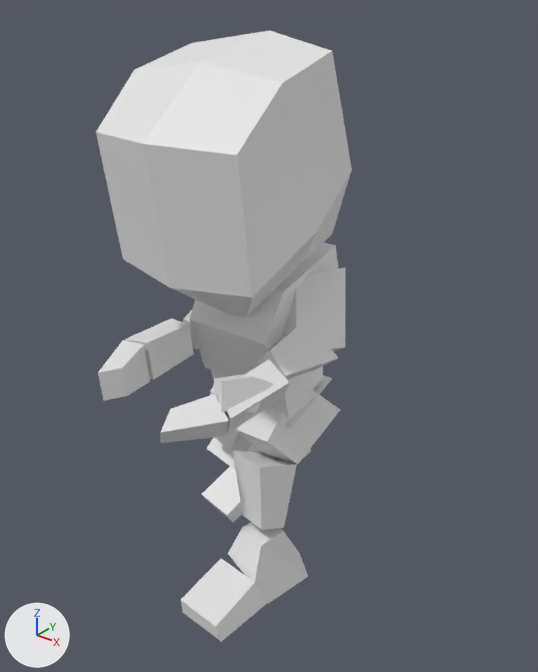
Renders of the glTF model client/assets/character.glb from each side of a commit.
Both versions are drawn from a camera (50 mm lens) standing at (2.86, -3.56, 3.96) and looking at (0.09, -0.1, 1.82). Lighting does not change. The marker at lower left points along +X, +Y and +Z. Where no turn or scale is listed for an object, it has been applied to the vertices.

Objects in the first picture: 'Chest.001', 'Fingers.L.001', 'Fingers.R.001', 'Foot.L', 'Hand.R.001', 'Head.001', 'LowerArm.L.001', 'LowerLeg.L.001', 'Toes.L.001', 'Torso.001', 'UpperArm.L.001', 'UpperLeg.L.001'.
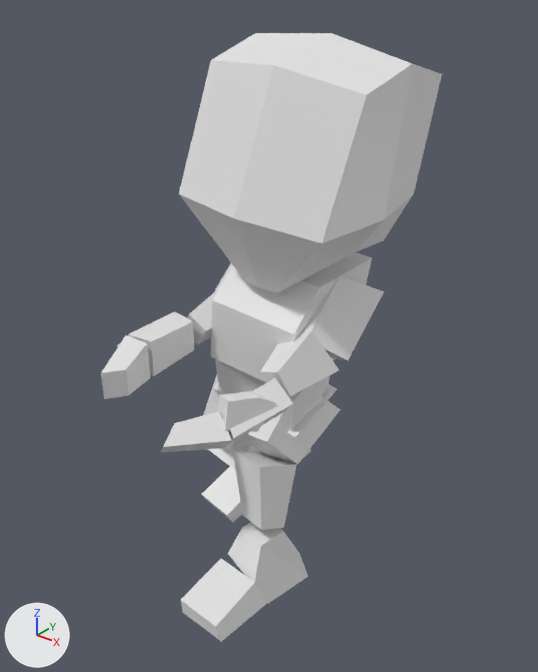
Not drawn themselves, but carrying or shaping drawn objects: ob_hips, ob_chest, ob_neck, ob_upperarm_l, ob_lowerarm_l, ob_hand_l, ob_thumb_l, ob_upperarm_r, ob_lowerarm_r, ob_hand_r.

Changed parts and their boxes (x1, y1, x2, y2) in the pictures (538 x 672 px):
```json
{"object": "Head.001", "change": "turned", "before": [96, 30, 352, 317], "after": [179, 33, 442, 293]}
{"object": "Chest.001", "change": "turned", "before": [189, 243, 338, 387], "after": [211, 252, 372, 382]}
{"object": "UpperArm.L.001", "change": "turned", "before": [282, 267, 346, 351], "after": [303, 275, 384, 360]}
{"object": "LowerArm.L.001", "change": "turned", "before": [257, 326, 338, 379], "after": [261, 331, 339, 396]}
{"object": "Fingers.L.001", "change": "turned", "before": [160, 394, 229, 443], "after": [161, 411, 232, 453]}
{"object": "Torso.001", "change": "turned", "before": [211, 366, 323, 418], "after": [215, 359, 330, 429]}
{"object": "Hand.R.001", "change": "turned", "before": [125, 318, 194, 380], "after": [128, 312, 194, 376]}
{"object": "Hand.L.001", "change": "turned", "before": [224, 360, 289, 434], "after": [228, 378, 293, 445]}
{"object": "Fingers.R.001", "change": "turned", "before": [98, 340, 150, 401], "after": [101, 335, 150, 399]}
{"object": "Thumb.L.001", "change": "turned", "before": [214, 374, 271, 413], "after": [218, 391, 275, 432]}
{"object": "Hips.001", "change": "turned", "before": [210, 375, 332, 428], "after": [212, 382, 337, 438]}
{"object": "LowerArm.R.001", "change": "turned", "before": [183, 310, 200, 349], "after": [187, 292, 216, 345]}
{"object": "UpperArm.R.001", "change": "turned", "after": [215, 263, 232, 294], "on screen": "not visible before"}
{"object": "Thumb.R.001", "change": "turned", "before": [127, 329, 150, 341], "after": [117, 324, 153, 347]}
```

Edits to the scene script, one JSON object a line:
```json
{"op": "set", "path": "ob_hips.rotation_euler", "old": "(2.982, 0.0, 1.571)", "new": "(-0.124, -2.979, -1.556)", "note": "degrees (171, 0, 90) -> degrees (-7.1, -171, -89)"}
{"op": "set", "path": "ob_chest.rotation_euler", "old": "(0.0896, -0.00951, 0.00908)", "new": "(-0.206, -0.0536, 0.0436)", "note": "degrees (5.1, -0.5, 0.5) -> degrees (-12, -3.1, 2.5)"}
{"op": "set", "path": "ob_upperarm_r.rotation_euler", "old": "(1.429, -1.066, -1.132)", "new": "(1.221, -1.093, -0.981)", "note": "degrees (82, -61, -65) -> degrees (70, -63, -56)"}
{"op": "set", "path": "ob_lowerarm_r.rotation_euler", "old": "(1.492, 0.317, 0.288)", "new": "(1.195, 0.297, 0.198)", "note": "degrees (85, 18, 17) -> degrees (68, 17, 11)"}
{"op": "set", "path": "ob_hand_r.rotation_euler", "old": "(-0.103, 0.257, 0.467)", "new": "(-0.0847, 0.132, 0.537)", "note": "degrees (-5.9, 15, 27) -> degrees (-4.9, 7.6, 31)"}
{"op": "set", "path": "ob_neck.rotation_euler", "old": "(0.0073, 0.0, 0.0)", "new": "(-0.197, 0.0, 0.0)", "note": "degrees (0.4, 0, 0) -> degrees (-11, 0, 0)"}
{"op": "set", "path": "ob_upperarm_l.rotation_euler", "old": "(0.986, 0.92, 0.471)", "new": "(1.533, 1.055, 0.84)", "note": "degrees (56, 53, 27) -> degrees (88, 60, 48)"}
{"op": "set", "path": "ob_lowerarm_l.rotation_euler", "old": "(1.227, -0.301, -0.207)", "new": "(0.641, -0.194, -0.0596)", "note": "degrees (70, -17, -12) -> degrees (37, -11, -3.4)"}
{"op": "set", "path": "ob_hand_l.rotation_euler", "old": "(-0.375, -0.00218, -1.328)", "new": "(-0.295, 0.156, -1.116)", "note": "degrees (-21, -0.1, -76) -> degrees (-17, 8.9, -64)"}
{"op": "set", "path": "ob_thumb_l.rotation_euler", "old": "(-0.169, 0.168, -2.132)", "new": "(-0.231, 0.335, -1.942)", "note": "degrees (-9.7, 9.6, -122) -> degrees (-13, 19, -111)"}
```
